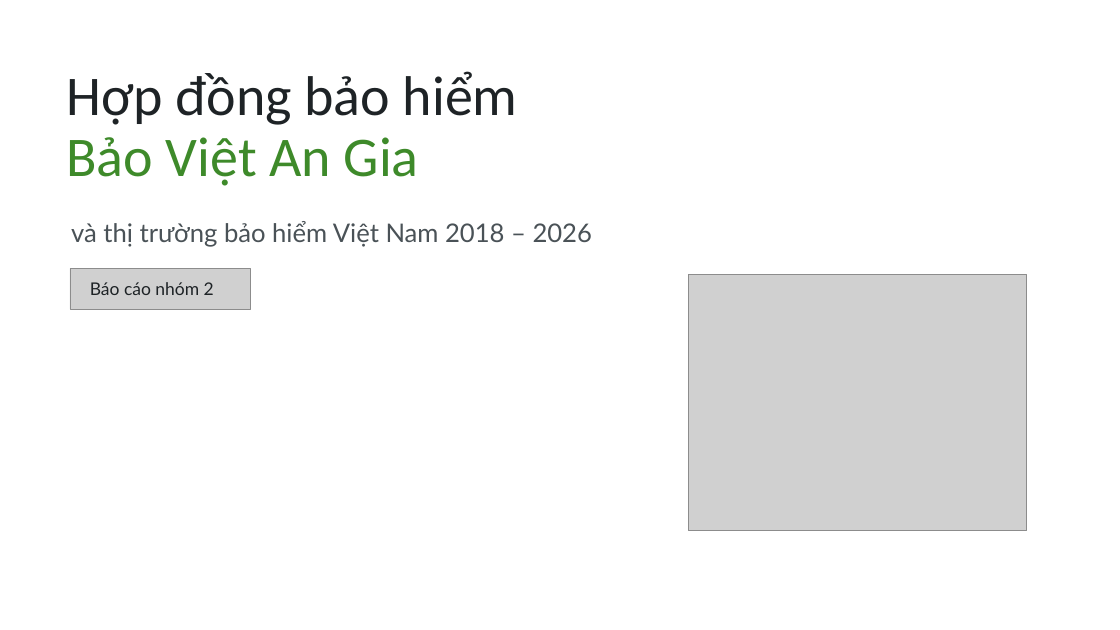
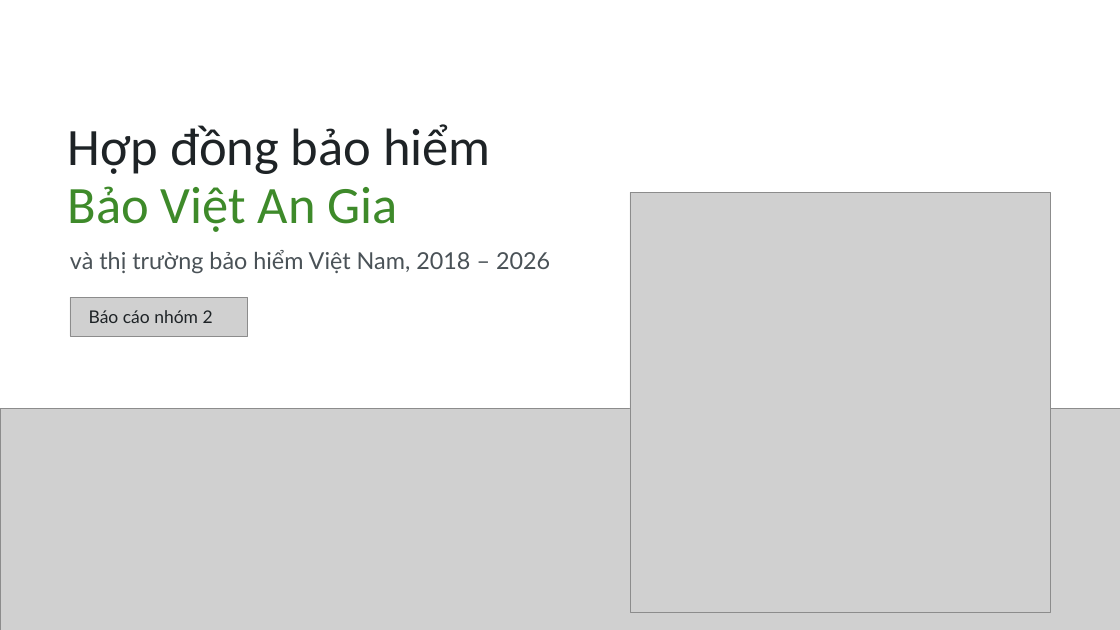
Before and after one commit to tranquanghaofake-dotcom/Law, a slide deck: slide 1 of docs/bai/hd-bao-hiem-nhom2/hop-dong-bao-hiem-nhom2.pptx. Drawn at 1120x630 pixels with LibreOffice and Linux fonts; fonts in the diff are those of the drawing; grey boxes stand for pictures; background and template pictures are left out. Boxes give left, top, right and bottom in pixels: in the first picture for what was removed or moved away, otherwise in the second. Text is boxed around its words. In the diff, an @@ line names an element or a change of style, - is before the commit and + after.

```diff
--- a/docs/bai/hd-bao-hiem-nhom2/hop-dong-bao-hiem-nhom2.pptx
+++ b/docs/bai/hd-bao-hiem-nhom2/hop-dong-bao-hiem-nhom2.pptx
@@ title "Hợp đồng bảo hiểm": place and size @@
-title "Hợp đồng bảo hiểm" at <box>67,71,518,186</box>
+title "Hợp đồng bảo hiểm" at <box>68,124,491,232</box>
@@ title "Hợp đồng bảo hiểm" at <box>68,124,491,232</box>: size 48 to 45 pt; line spacing 51.8pt to 49.5pt @@
@@ picture added at <box>630,192,1050,613</box> @@
@@ text at <box>70,250,550,274</box>: text changed; size 22 to 20 pt @@
-và thị trường bảo hiểm Việt Nam 2018 – 2026
+và thị trường bảo hiểm Việt Nam, 2018 – 2026
@@ picture removed at <box>70,268,250,309</box> @@
@@ picture added at <box>70,297,248,336</box> @@
@@ picture removed at <box>688,274,1027,531</box> @@
@@ text "Báo cáo nhóm 2": place and size @@
-text "Báo cáo nhóm 2" at <box>90,282,214,295</box>
+text "Báo cáo nhóm 2" at <box>89,310,213,323</box>
@@ picture added at <box>0,408,1120,630</box> @@
```
Also in this commit, not shown: 3 other slides changed, 35 other files.
